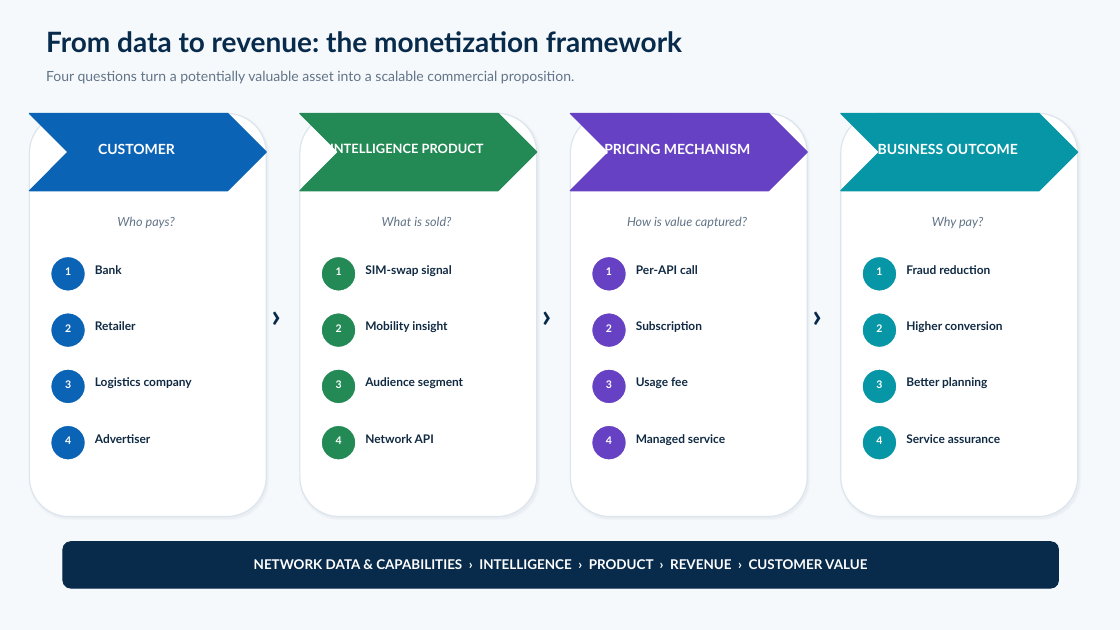
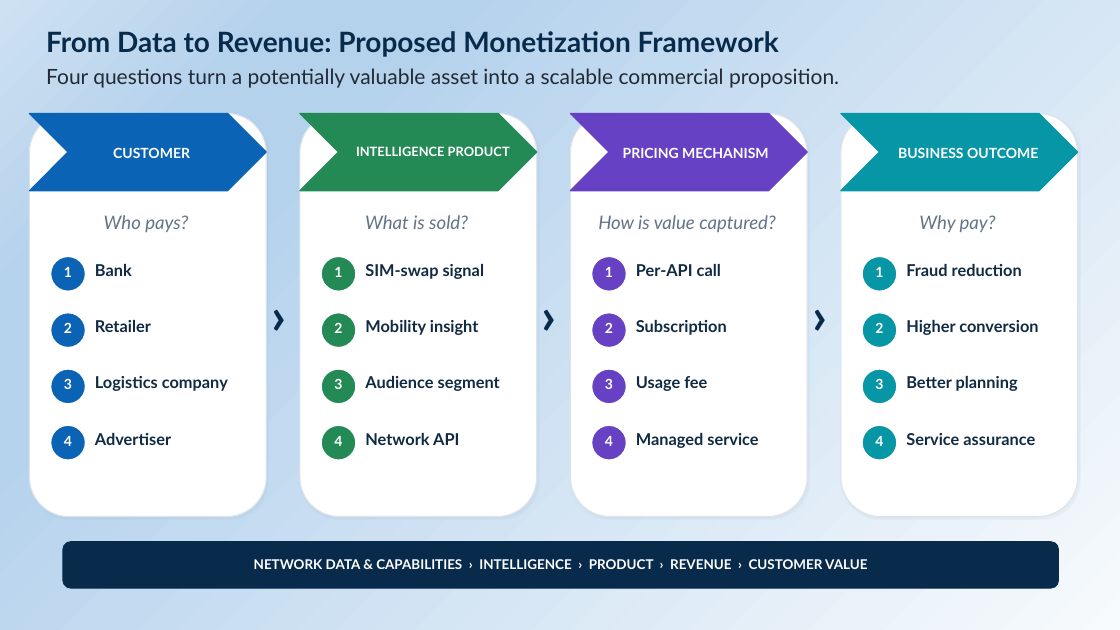
Before and after one commit to rajkamal1410/Invent-Telco-AI-Initiatives, a slide deck: slide 10 of documents/Intelligent_Telco_Infographic_Rich_Presentation.pptx (slide 5 before the commit). Drawn at 1120x630 pixels with LibreOffice and Linux fonts; fonts in the diff are those of the drawing. Boxes give left, top, right and bottom in pixels: in the first picture for what was removed or moved away, otherwise in the second. Text is boxed around its words. In the diff, an @@ line names an element or a change of style, - is before the commit and + after.

```diff
--- a/documents/Intelligent_Telco_Infographic_Rich_Presentation.pptx
+++ b/documents/Intelligent_Telco_Infographic_Rich_Presentation.pptx
@@ background #F6F9FC to gradient #F7FAFD to #B5D2EC to #CEE1F2 @@
@@ text at box(46, 31, 779, 57): text changed @@
-From data to revenue: the monetization framework
+From Data to Revenue: Proposed Monetization Framework
@@ text "Four questions turn a potentially ..." at box(46, 68, 839, 88): size 12 to 18 pt, text colour #627487 to #222A35 @@
@@ text "CUSTOMER": place and size @@
-text "CUSTOMER" at box(98, 143, 175, 154)
+text "CUSTOMER" at box(113, 147, 190, 158)
@@ text "INTELLIGENCE PRODUCT": place and size @@
-text "INTELLIGENCE PRODUCT" at box(330, 143, 484, 156)
+text "INTELLIGENCE PRODUCT" at box(356, 146, 510, 156)
@@ text "PRICING MECHANISM": place and size @@
-text "PRICING MECHANISM" at box(604, 144, 751, 156)
+text "PRICING MECHANISM" at box(623, 148, 769, 158)
@@ text "BUSINESS OUTCOME": place and size @@
-text "BUSINESS OUTCOME" at box(878, 143, 1018, 154)
+text "BUSINESS OUTCOME" at box(898, 147, 1038, 158)
@@ size 10.8 to 16 pt in 4 elements at box(104, 215, 188, 232), box(365, 215, 468, 229), box(598, 215, 776, 232), box(919, 215, 996, 232) @@
@@ size 28 to 44 pt in 3 elements at box(271, 298, 295, 330), box(542, 298, 565, 330), box(812, 298, 836, 330) @@
@@ size 9 to 12 pt in 16 elements at box(64, 267, 72, 277), box(64, 322, 72, 333), box(64, 379, 72, 389), box(64, 436, 72, 446), box(334, 267, 342, 277), box(334, 322, 342, 333), box(334, 378, 342, 389), box(334, 436, 342, 446), box(605, 267, 613, 277), box(605, 323, 613, 333), box(605, 379, 613, 389), box(605, 436, 613, 446), box(875, 267, 883, 277), box(875, 322, 883, 333), box(875, 378, 883, 389), box(875, 436, 883, 446) @@
@@ size 10.2 to 14 pt in 16 elements at box(95, 264, 132, 276), box(95, 320, 151, 332), box(95, 376, 228, 391), box(95, 433, 171, 445), box(365, 264, 485, 279), box(365, 320, 479, 335), box(365, 376, 500, 391), box(365, 433, 459, 445), box(636, 264, 721, 276), box(636, 320, 727, 335), box(636, 376, 707, 391), box(636, 433, 758, 448), box(906, 264, 1022, 276), box(906, 320, 1038, 335), box(906, 376, 1018, 391), box(906, 433, 1035, 445) @@
```
Also in this commit, not shown: 13 other slides changed, 1 slide removed, 7 other files.
